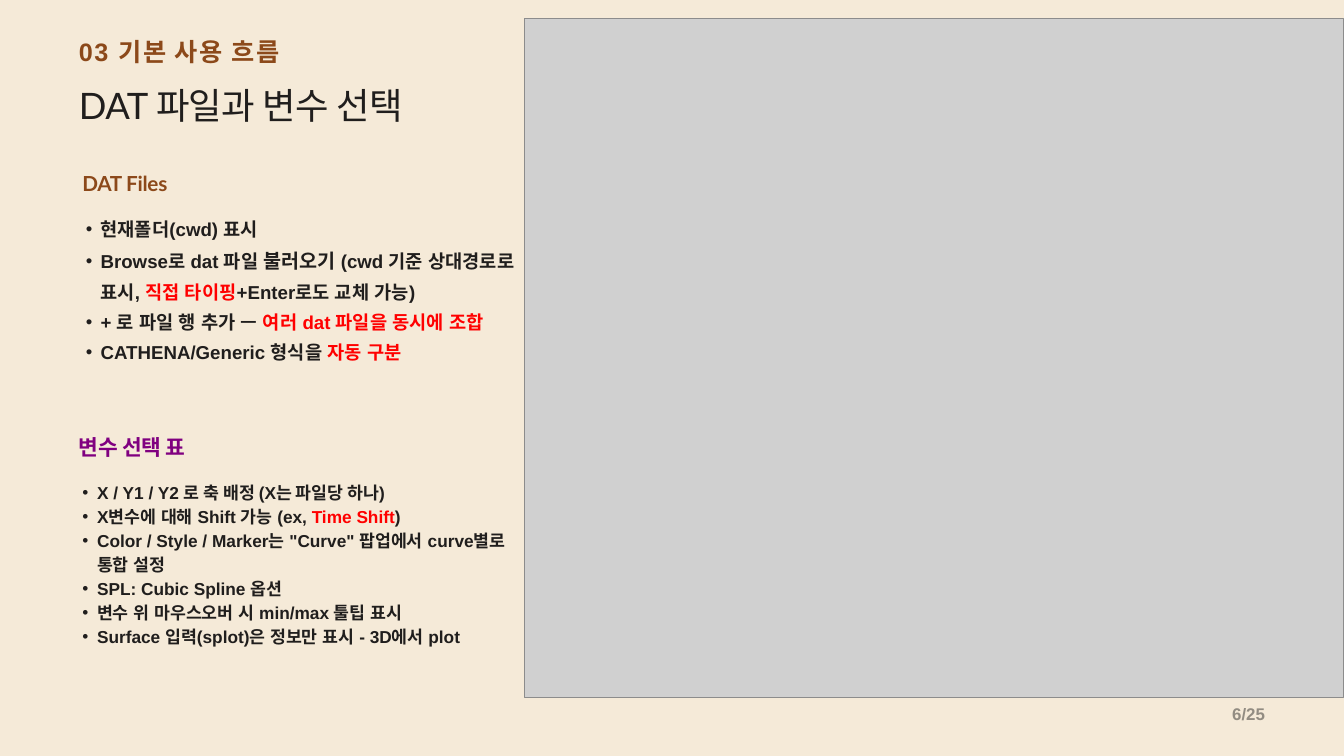
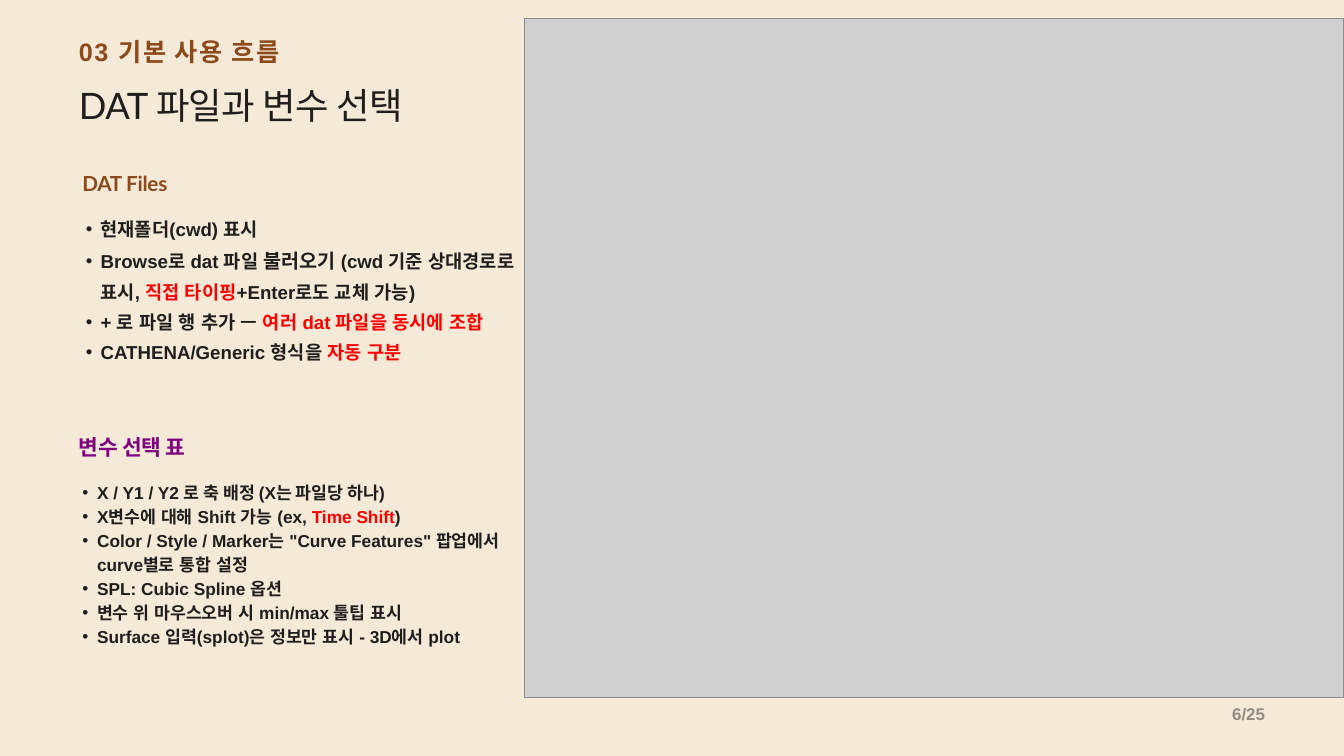
Before and after one commit to CWKIM113/CathPlot_Pub, a slide deck: slide 6 of CathPlot_발표.pptx. Drawn at 1344x756 pixels with LibreOffice and Linux fonts; fonts in the diff are those of the drawing; grey boxes stand for pictures. Boxes give left, top, right and bottom in pixels: in the first picture for what was removed or moved away, otherwise in the second. Text is boxed around its words. In the diff, an @@ line names an element or a change of style, - is before the commit and + after.

```diff
--- a/CathPlot_발표.pptx
+++ b/CathPlot_발표.pptx
@@ text at box(97, 532, 500, 573): text changed @@
-• Color / Style / Marker는 "Curve" 팝업에서 curve별로 통합 설정
+• Color / Style / Marker는 "Curve Features" 팝업에서 curve별로 통합 설정
```
Also in this commit, not shown: 3 other slides changed, 3 other files.
